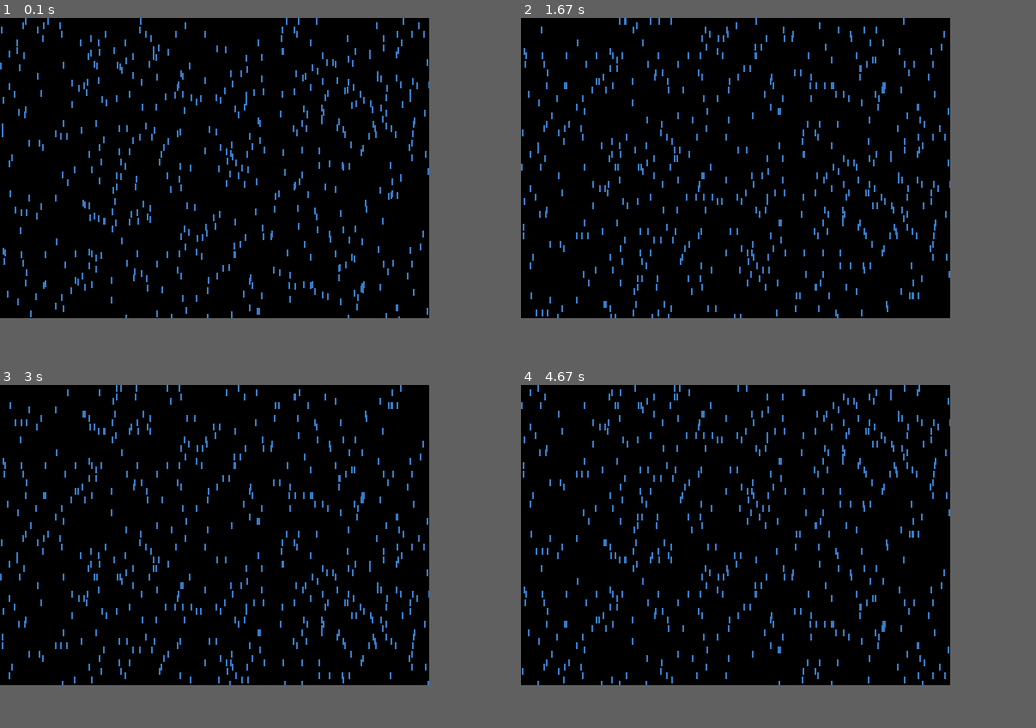
Above: before the commit, frames 1-4 (two rows, left to right).
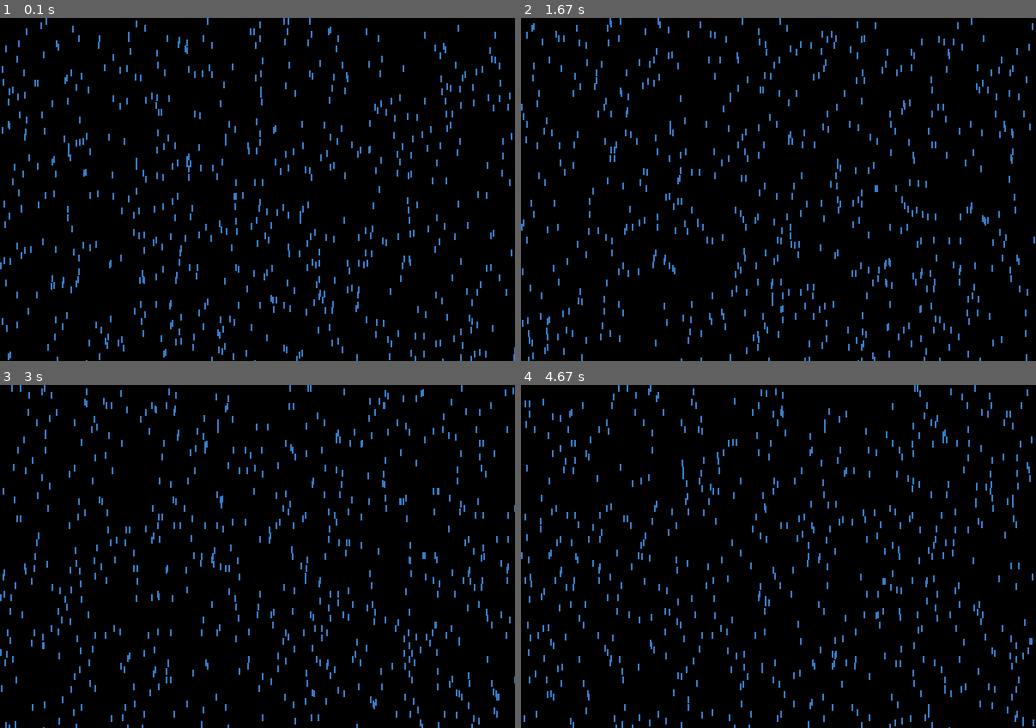
Above: after the commit, the same moments.

Repository: leticiaraujo1/rain-drops
Game: pygame game, started from rain-pygame.py
Same seed, same stepped clock (60 frames per second), same inputs: the game is played once before the commit and once after it.
Inputs:
- Up to frame 1 (0.1 s): no input
- Up to frame 2 (1.67 s): no input
- Up to frame 3 (3 s): no input
- Up to frame 4 (4.67 s): no input
In our replay, the window is 500x350 before the commit and 600x400 after it. These sizes can differ from the game's own. Grey fills any space a smaller window leaves; there, only what the larger window draws over its background counts as a difference.

The runs differ from the first frame. In frame 1, 6.8% of the frame differs, in the area x 0-100%, y 0-100%; in frame 2, 6.8%; in frame 3, 6.8%; in frame 4, 6.9%.

Commit message:
new values and some improvements

Diff:
--- a/rain-pygame.py
+++ b/rain-pygame.py
@@ -2,34 +2,37 @@
 import random
 
 class RainDrops(pygame.sprite.Sprite):
-	def __init__(self, pos_x, pos_y, size_x, size_y, speed):
+	def __init__(self, width, height, size_x, size_y):
 		super().__init__()
 		self.image = pygame.Surface((size_x, size_y))
 		self.image.fill((54, 125, 201))
 		self.rect = self.image.get_rect()
-		self.rect.x = pos_x
-		self.rect.y = pos_y
-		self.speed = speed
+		self.rect.x = random.randint(0, width)
+		self.rect.y = random.randint(0, height)
+		self.speed = random.uniform(3,5)
 
 	def update(self):
 		self.rect.y += self.speed
-		if self.rect.y >= 350:
+		self.rect.x += 1.2
+		if self.rect.y >= 400:
 			self.rect.y = 0
+		if self.rect.x >= 600:
+			self.rect.x = 0
 
 def main():
 	pygame.init()
 
-	width = 500
-	height = 350
+	width = 600
+	height = 400
 	screen = pygame.display.set_mode((width,height))
 
 	clock = pygame.time.Clock()
 	rain_sound = 'rain.wav'
 
-	rain_drops = pygame.sprite.Group()
+	raindrops = pygame.sprite.Group()
 
-	for i in range(500):
-		rain_drops.add(RainDrops(random.randint(0, width), random.randint(0, height), 2, 8, 5))
+	for i in range(600):
+		raindrops.add(RainDrops(width, height, 2, 8))
 
 	pygame.mixer.music.load(rain_sound)
 	pygame.mixer.music.play(-1)
@@ -41,10 +44,10 @@
 			if event.type == pygame.QUIT:
 				run = False
 
-		rain_drops.update()
+		raindrops.update()
 
 		screen.fill((0, 0, 0))
-		rain_drops.draw(screen)
+		raindrops.draw(screen)
 
 		pygame.display.flip()
 		clock.tick(60)
